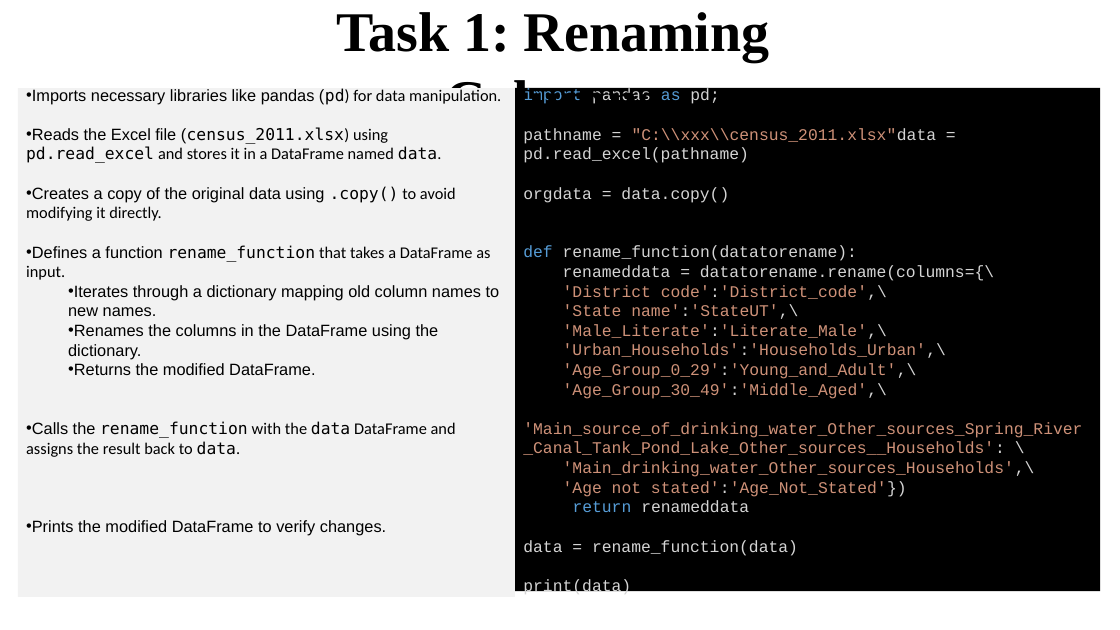
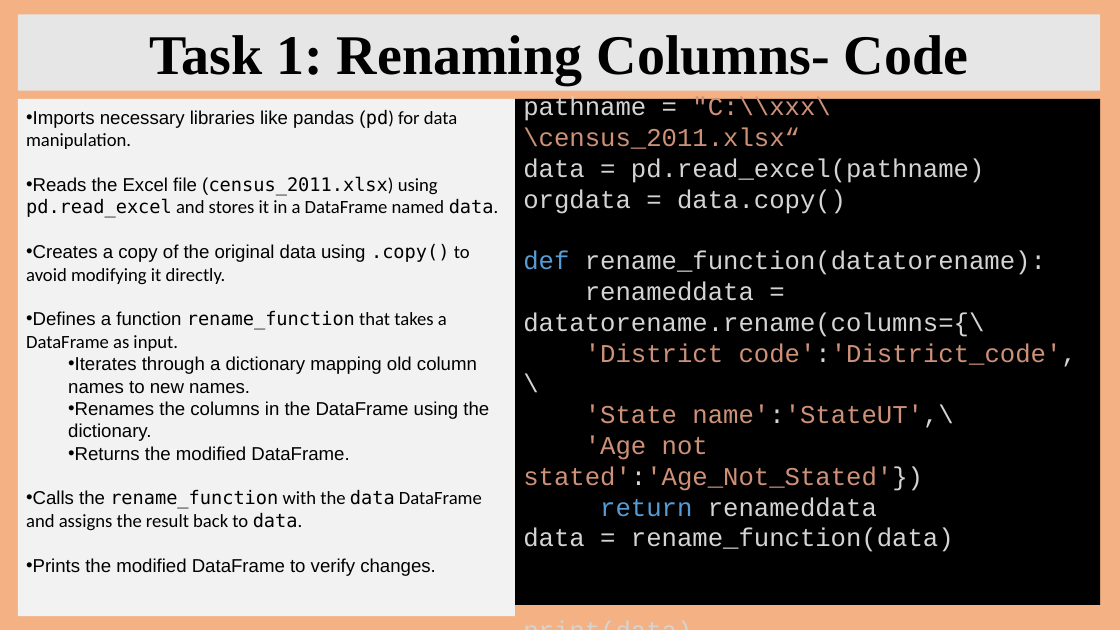
Before and after one commit to DeviEngineer2007/Census2011, a slide deck: slide 5 of Census Data Engineering Project_final.pptx (slide 6 before the commit). Drawn at 1120x630 pixels with LibreOffice and Linux fonts; fonts in the diff are those of the drawing. Boxes give left, top, right and bottom in pixels: in the first picture for what was removed or moved away, otherwise in the second. Text is boxed around its words. In the diff, an @@ line names an element or a change of style, - is before the commit and + after.

Commit message:
Census Data Pipelline PPT for presentation

```diff
--- a/Census Data Engineering Project_final.pptx
+++ b/Census Data Engineering Project_final.pptx
@@ background #FFFFFF to #F4B183 @@
@@ rectangle "Task 1: Renaming Columns- Code": place and size @@
-rectangle "Task 1: Renaming Columns- Code" at box(336, 12, 770, 129)
+rectangle "Task 1: Renaming Columns- Code" at box(18, 14, 1100, 91)
@@ rectangle "Task 1: Renaming Columns- Code" at box(18, 14, 1100, 91): fill none to #E7E6E6 @@
@@ text in rectangle at box(149, 35, 968, 85): text changed @@
-Task 1: Renaming Columns
+Task 1: Renaming Columns- Code
@@ rectangle "import pandas as pd;": place and size @@
-rectangle "import pandas as pd;" at box(515, 88, 1101, 592)
+rectangle "import pandas as pd;" at box(515, 99, 1101, 605)
@@ text in rectangle at box(523, 66, 1077, 552): size 14 to 22 pt in "import pandas as pd;", "orgdata = data.copy()", "def rename_function(datatorename):", "renameddata = datatorename.rename(columns={\" and 6 more places @@
@@ rectangle "Imports necessary libraries like pandas ...": place and size @@
-rectangle "Imports necessary libraries like pandas ..." at box(18, 88, 515, 597)
+rectangle "Imports necessary libraries like pandas ..." at box(18, 99, 515, 617)
@@ rectangle "Imports necessary libraries like pandas ..." at box(18, 99, 515, 617): size 14 to 16 pt @@
@@ text in rectangle at box(523, 97, 985, 183): text changed; size 14 to 22 pt @@
-pathname = "C:\\xxx\\census_2011.xlsx"data = pd.read_excel(pathname)
+pathname = "C:\\xxx\\census_2011.xlsx“
+data = pd.read_excel(pathname)
@@ text in rectangle at box(523, 324, 1082, 477): paragraphs removed @@
-'Male_Literate':'Literate_Male',\
-'Urban_Households':'Households_Urban',\
-'Age_Group_0_29':'Young_and_Adult',\
-'Age_Group_30_49':'Middle_Aged',\
-'Main_source_of_drinking_water_Other_sources_Spring_River_Canal_Tank_Pond_Lake_Other_sources__Households': \
-'Main_drinking_water_Other_sources_Households',\
```
Also in this commit, not shown: 4 other slides changed, 15 slides added, 3 slides removed.
